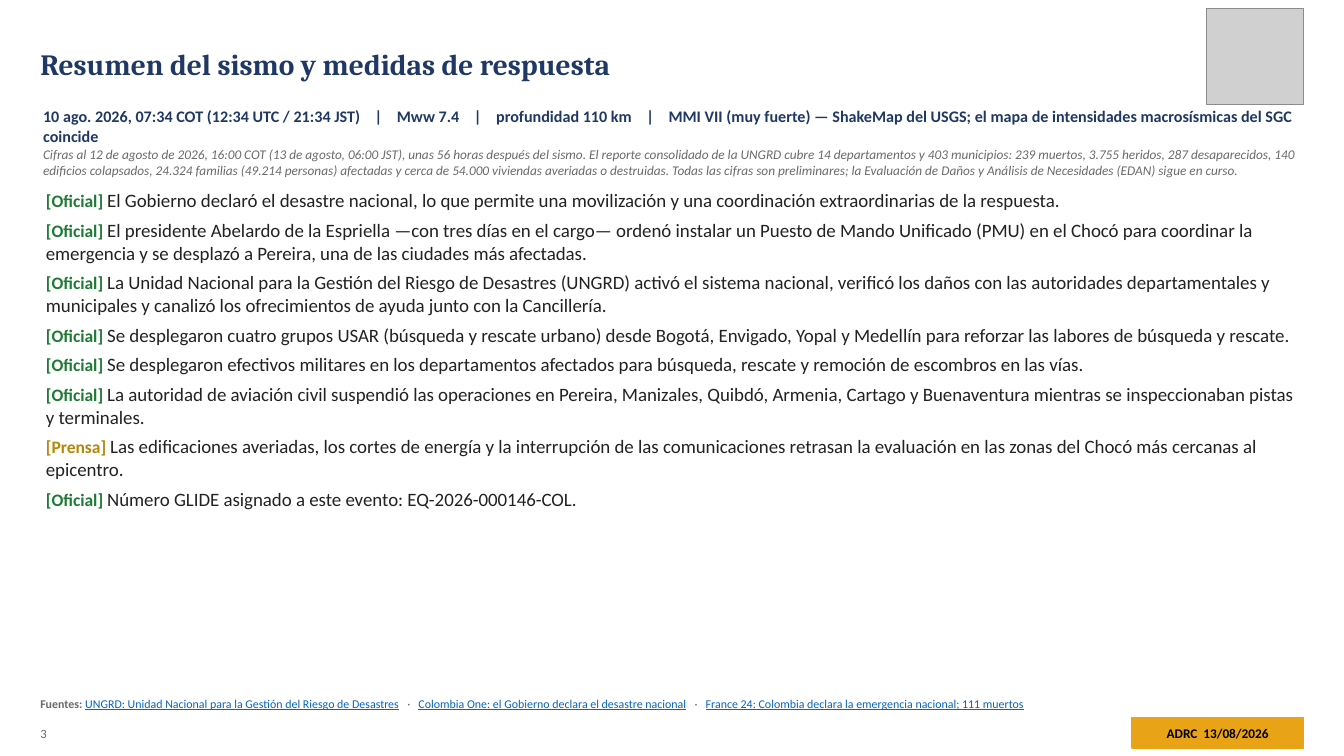
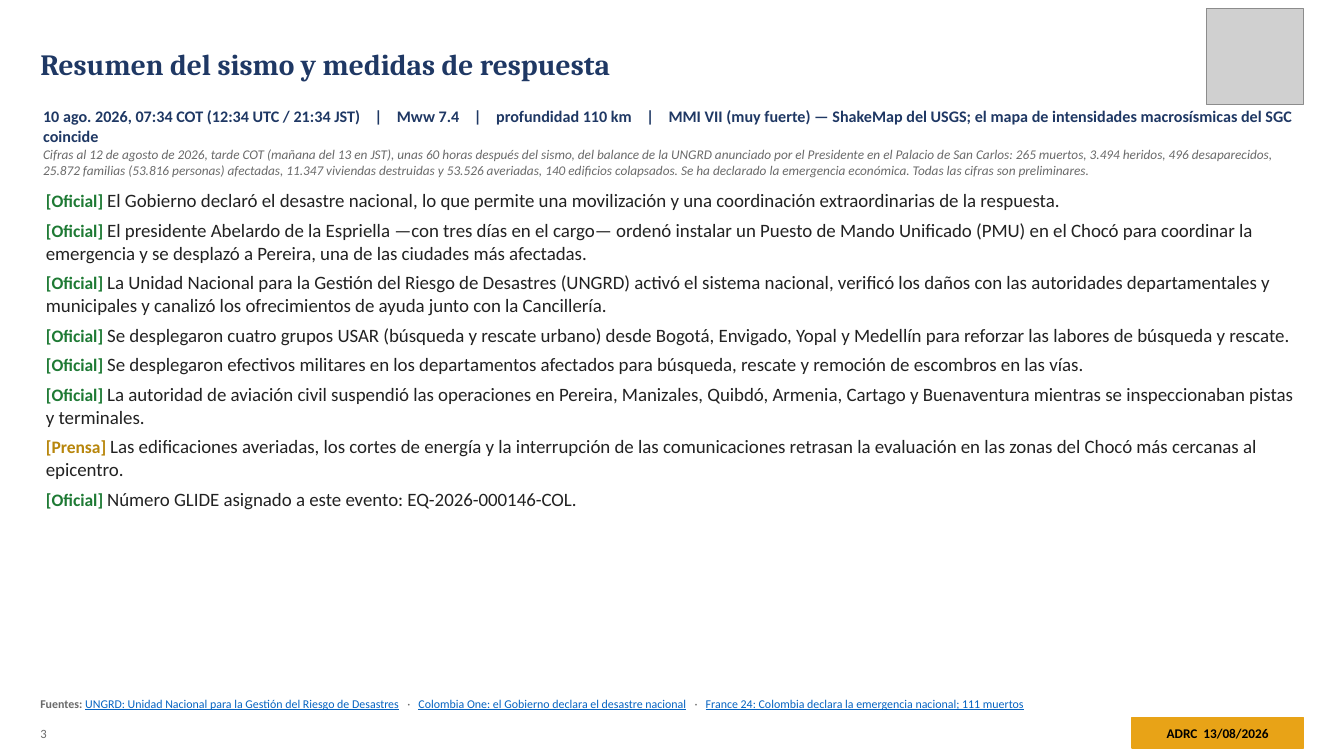
Before and after one commit to kochobi-max/whatsmap, a slide deck: slide 3 of reports/colombia_eq_20260810/output/ADRC_EQ_COL_Choco_20260810_ES.pptx. Drawn at 1344x756 pixels with LibreOffice and Linux fonts; fonts in the diff are those of the drawing; grey boxes stand for pictures. Boxes give left, top, right and bottom in pixels: in the first picture for what was removed or moved away, otherwise in the second. Text is boxed around its words. In the diff, an @@ line names an element or a change of style, - is before the commit and + after.

```diff
--- a/reports/colombia_eq_20260810/output/ADRC_EQ_COL_Choco_20260810_ES.pptx
+++ b/reports/colombia_eq_20260810/output/ADRC_EQ_COL_Choco_20260810_ES.pptx
@@ text at [43,149,1272,177]: text changed @@
-Cifras al 12 de agosto de 2026, 16:00 COT (13 de agosto, 06:00 JST), unas 56 horas después del sismo. El reporte consolidado de la UNGRD cubre 14 departamentos y 403 municipios: 239 muertos, 3.755 heridos, 287 desaparecidos, 140 edificios colapsados, 24.324 familias (49.214 personas) afectadas y cerca de 54.000 viviendas averiadas o destruidas. Todas las cifras son preliminares; la Evaluación de Daños y Análisis de Necesidades (EDAN) sigue en curso.
+Cifras al 12 de agosto de 2026, tarde COT (mañana del 13 en JST), unas 60 horas después del sismo, del balance de la UNGRD anunciado por el Presidente en el Palacio de San Carlos: 265 muertos, 3.494 heridos, 496 desaparecidos, 25.872 familias (53.816 personas) afectadas, 11.347 viviendas destruidas y 53.526 averiadas, 140 edificios colapsados. Se ha declarado la emergencia económica. Todas las cifras son preliminares.
```
Also in this commit, not shown: 12 other slides changed, 7 other files.
